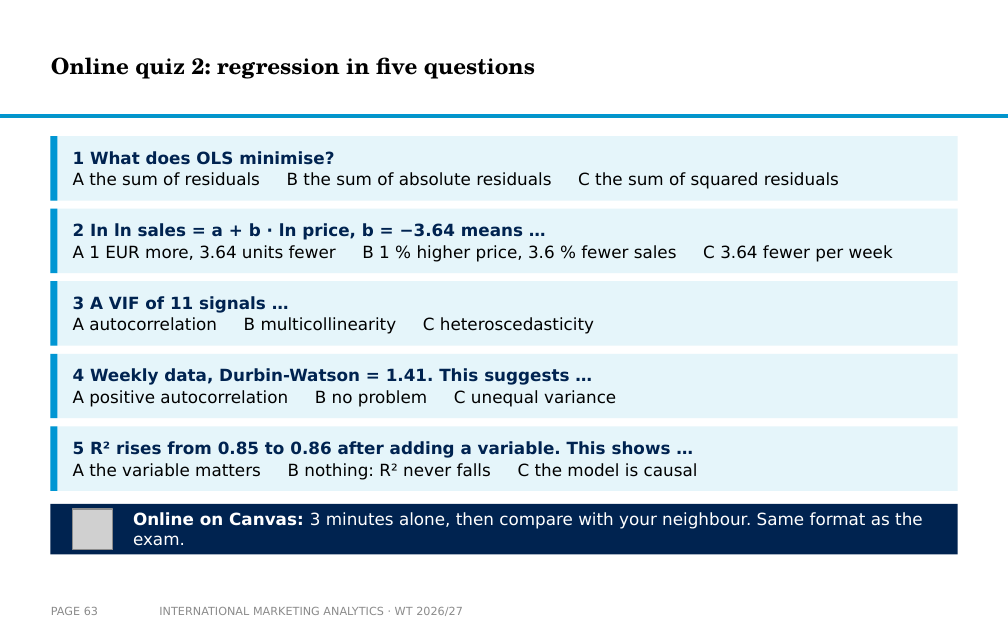
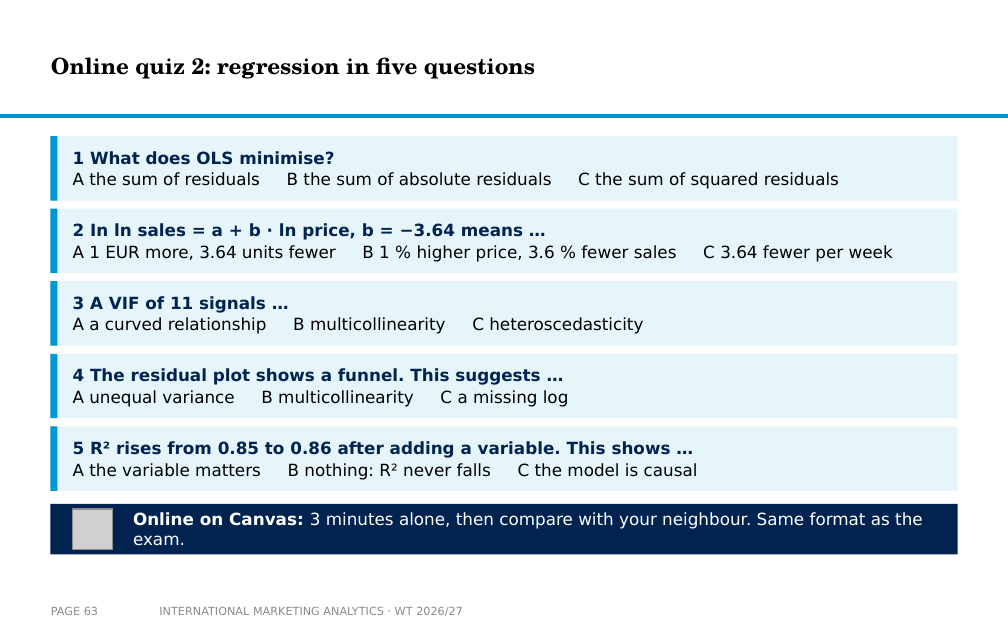
Before and after one commit to arnefloh-wu/international-marketing-analytics-teaching, a slide deck: slide 63 of slides/01b_statistics-and-regression_WT26-27.pptx. Drawn at 1008x630 pixels with LibreOffice and Linux fonts; fonts in the diff are those of the drawing; grey boxes stand for pictures; background and template pictures are left out. Boxes give left, top, right and bottom in pixels: in the first picture for what was removed or moved away, otherwise in the second. Text is boxed around its words. In the diff, an @@ line names an element or a change of style, - is before the commit and + after.

```diff
--- a/slides/01b_statistics-and-regression_WT26-27.pptx
+++ b/slides/01b_statistics-and-regression_WT26-27.pptx
@@ text at [73, 317, 643, 334]: text changed @@
-A autocorrelation B multicollinearity C heteroscedasticity
+A a curved relationship B multicollinearity C heteroscedasticity
@@ text at [73, 368, 569, 407]: text changed @@
-4 Weekly data, Durbin-Watson = 1.41. This suggests …
-A positive autocorrelation B no problem C unequal variance
+4 The residual plot shows a funnel. This suggests …
+A unequal variance B multicollinearity C a missing log
```
Also in this commit, not shown: 4 other slides changed, 4 other files.
